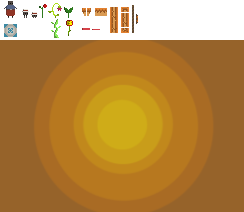
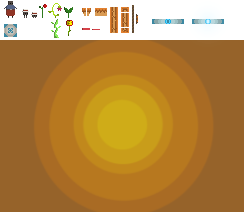
Comparing the layer stacks of the two w=244, h=212 images. Changes:
added layer "elevador copy" above "elevador" over (182, 7, 224, 44)
added layer "elevador" above "Sol" over (152, 19, 184, 24)
